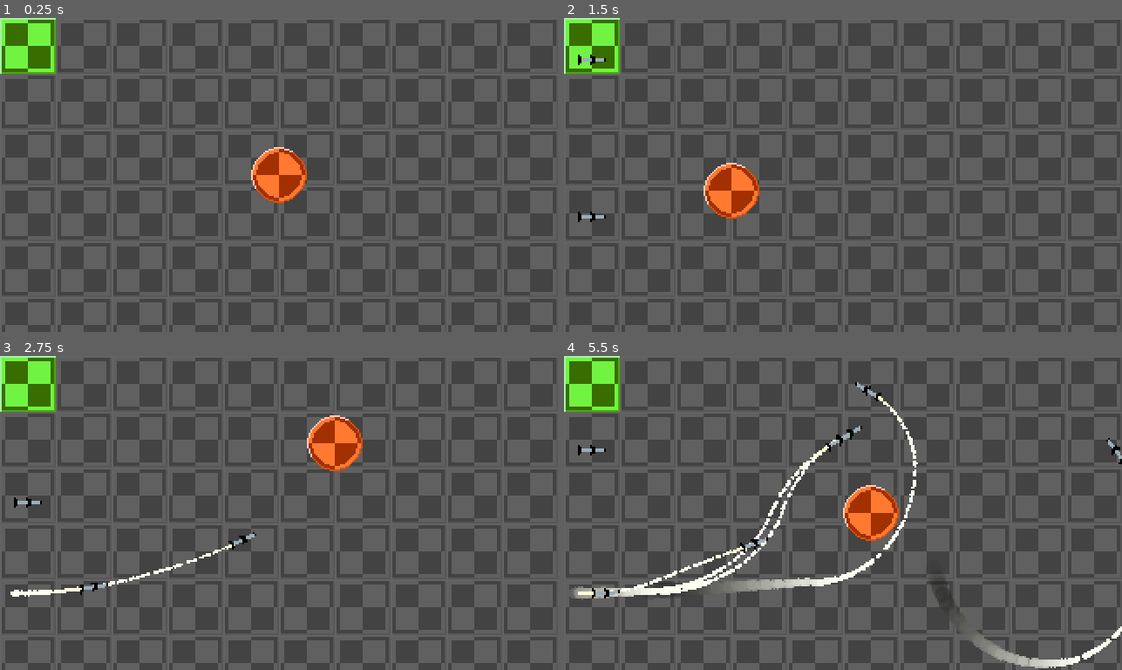
Above: before the commit, frames 1-4 (two rows, left to right).
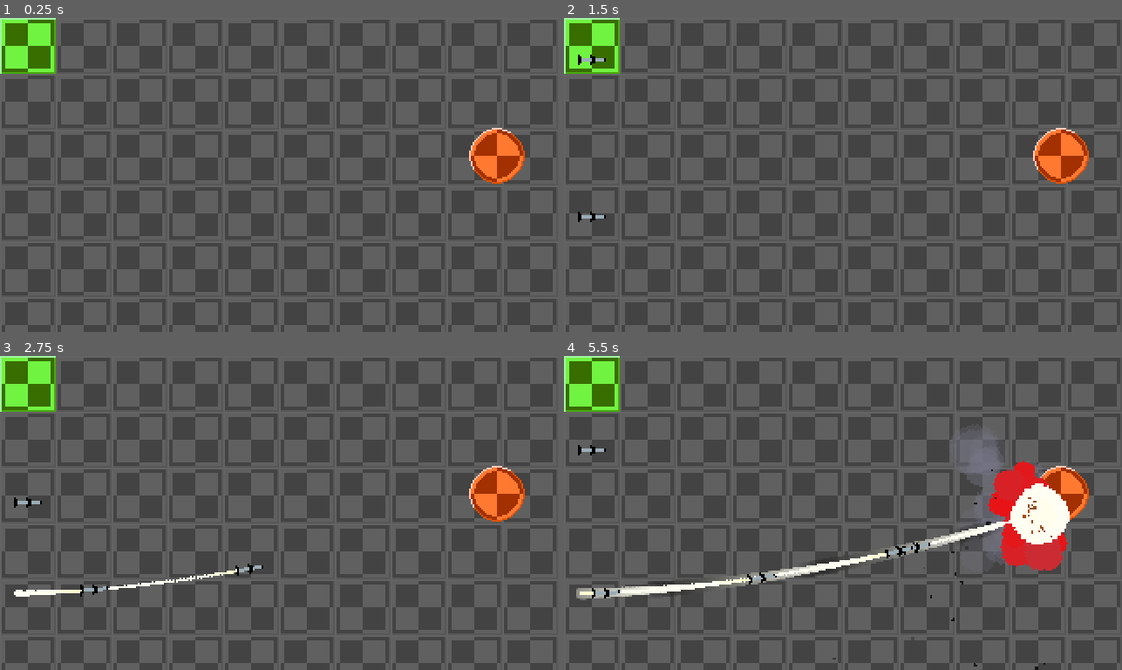
Above: after the commit, the same moments.

Repository: woliveira82/redot-rocket-prototype
Game: Godot game, scene res://world.tscn
Two runs of this game, one before a commit and one after it. Both use one fixed random seed, a clock stepped at 60 frames per second and the inputs below.
Inputs (mouse positions are in pixels of both pictures, inside the frame that each line leads up to):
- Up to frame 1 (0.25 s): no input
- Up to frame 2 (1.5 s): tap Enter at 0.5 s; move the mouse to (965, 159) at 0.52 s; click (965, 159) at 0.67 s; move the mouse to (731, 190) at 1.27 s; click (731, 190) at 1.42 s
- Up to frame 3 (2.75 s): move the mouse to (334, 443) at 2.02 s; click (334, 443) at 2.17 s
- Up to frame 4 (5.5 s): move the mouse to (815, 575) at 2.77 s; click (815, 575) at 2.92 s; move the mouse to (1010, 560) at 3.52 s; click (1010, 560) at 3.67 s; move the mouse to (675, 465) at 4.27 s; click (675, 465) at 4.42 s; move the mouse to (870, 513) at 5.02 s; click (870, 513) at 5.17 s

The runs differ from the first frame. In frame 1, 2.7% of the frame differs, in the area x 45-95%, y 35-59%; in frame 2, 2.7%; in frame 3, 3.4%; in frame 4, 11%, in the area x 0-100%, y 8-100%.

Commit message:
chore: tweek configs

Diff:
--- a/rocket.tscn
+++ b/rocket.tscn
@@ -24,8 +24,8 @@
 
 [sub_resource type="Curve" id="Curve_tpp1u"]
 max_value = 1.01
-_data = [Vector2(0, 0.505), 0.0, 0.0, 0, 1, Vector2(1, 0.505), 0.0, 0.0, 1, 0]
-point_count = 2
+_data = [Vector2(0, 1.01), 0.0, 0.0, 0, 0, Vector2(0.104089, 0.386677), -27.0442, -27.0442, 0, 0, Vector2(0.137546, 0.195658), 2.70442, 2.70442, 0, 0, Vector2(0.996283, 1.01), 0.0, 0.0, 0, 0]
+point_count = 4
 
 [sub_resource type="Gradient" id="Gradient_fvtjj"]
 offsets = PackedFloat32Array(0.0533333, 0.16, 0.28, 0.406667, 0.62, 0.973333)
@@ -57,7 +57,8 @@
 direction = Vector2(-1, 0)
 spread = 0.0
 gravity = Vector2(0, -5)
-initial_velocity_max = 20.0
+initial_velocity_min = 1.0
+initial_velocity_max = 2.0
 linear_accel_min = -50.0
 linear_accel_max = -25.0
 angle_min = -90.0
--- a/target.gd
+++ b/target.gd
@@ -2,4 +2,4 @@
 
 
 func _process(_delta: float) -> void:
-	position = get_viewport().get_mouse_position()
+	pass # position = get_viewport().get_mouse_position()
